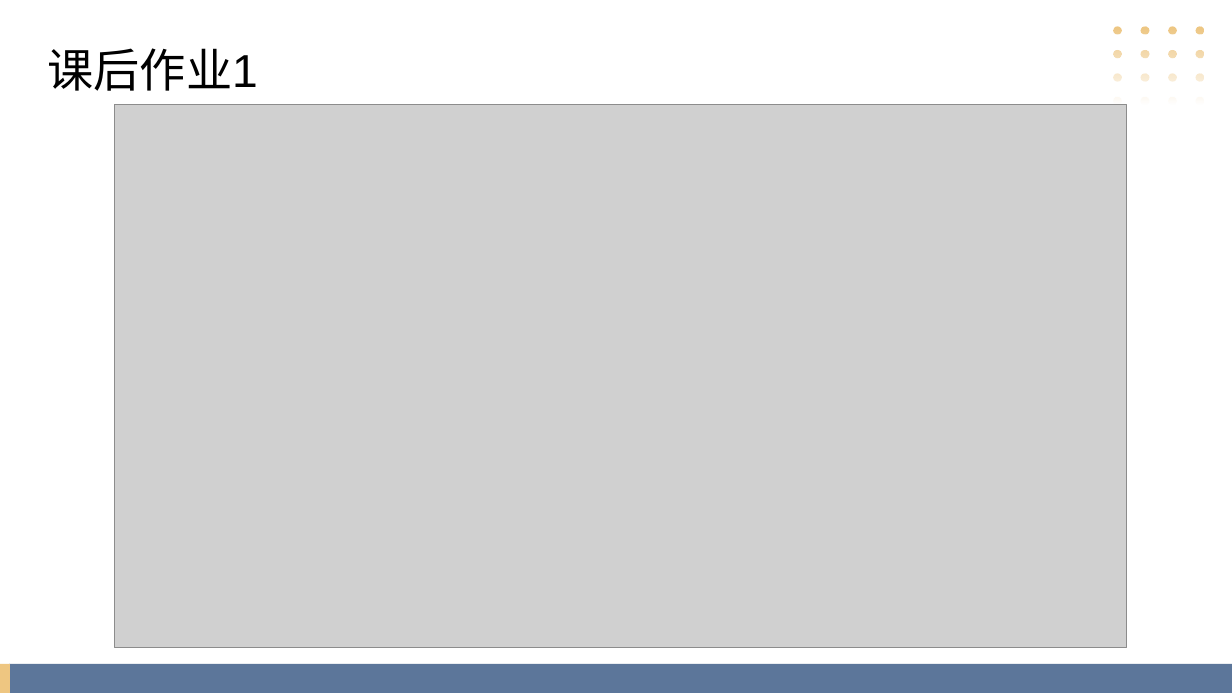
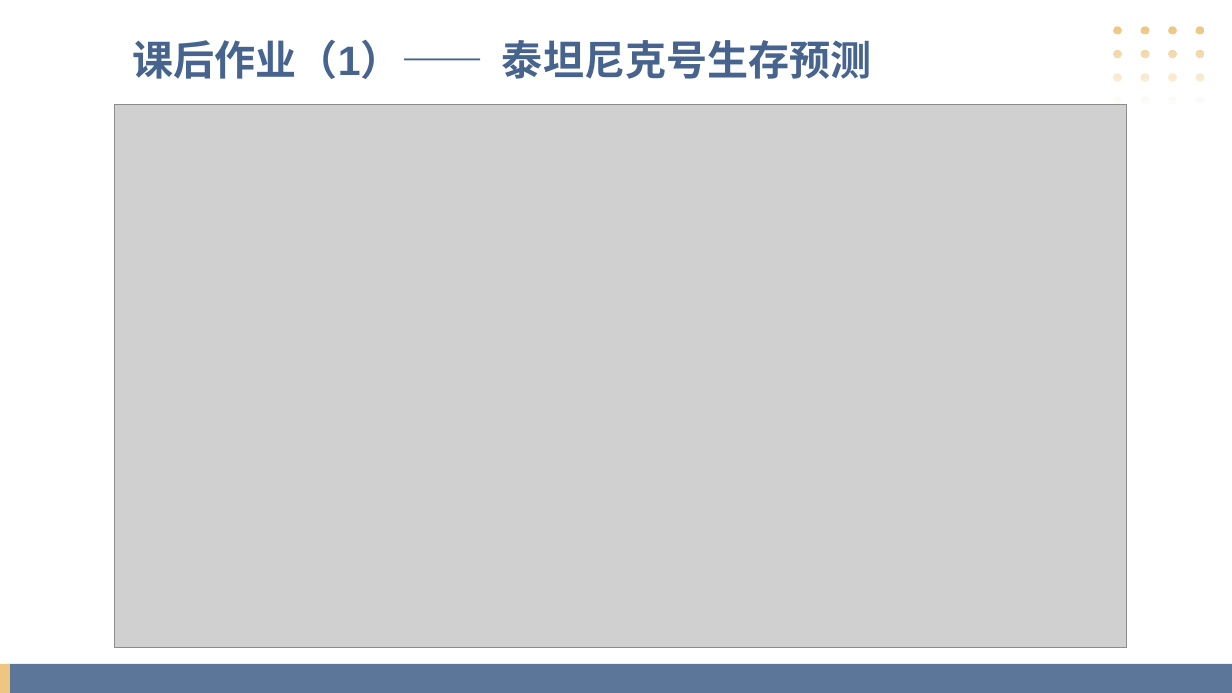
Before and after one commit to xiangsurener/zhengjingxuexipingtai, a slide deck: slide 14 of PPT/AI学习平台项目介绍.pptx. Drawn at 1232x693 pixels with LibreOffice and Linux fonts; fonts in the diff are those of the drawing; grey boxes stand for pictures. Boxes give left, top, right and bottom in pixels: in the first picture for what was removed or moved away, otherwise in the second. Text is boxed around its words. In the diff, an @@ line names an element or a change of style, - is before the commit and + after.

```diff
--- a/PPT/AI学习平台项目介绍.pptx
+++ b/PPT/AI学习平台项目介绍.pptx
@@ title removed at (47, 48, 257, 91) @@
-课后作业1
@@ text added at (132, 40, 872, 79), 32 pt, text #46648D, bold @@
+课后作业（1）—— 泰坦尼克号生存预测
```
Also in this commit, not shown: 11 other slides changed.
